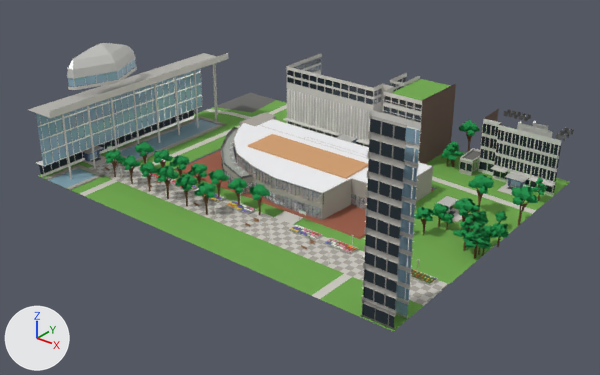
What one commit did to the FBX model unity/KatsushikaCampusDays/Assets/Models/Interiors/cafeteria.fbx.
Camera for both pictures: a camera (50 mm lens) standing at (133.2, -159.7, 110.7) and looking at (-7.0, 15.6, 2.0). The axes (+X, +Y, +Z) are drawn at lower left. The lights are the same throughout. The picture after the commit comes second. Where no turn or scale is listed for an object, it has been applied to the vertices.

The first picture shows 'ext_cafeteria', 'ext_cafeteria_trees', 'floor_cafeteria', 'wall_cafeteria' and 1 more.
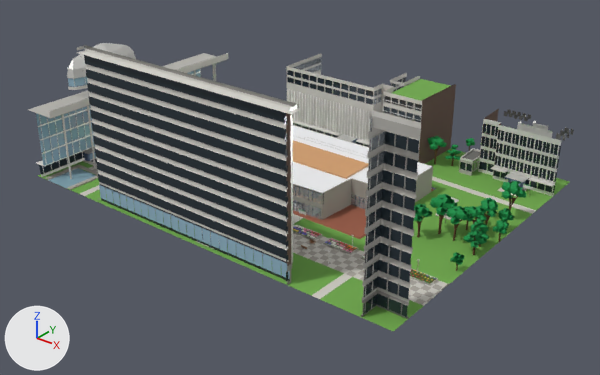
Pixel boxes [x1, y1, x2, y2] of what changed, in the pictures (600 x 375 px; the box of a moved part takes in the faces that stretch with it):
```json
{"object": "ext_cafeteria_trees", "change": "reshaped", "before": [105, 120, 547, 259], "after": [414, 136, 526, 271]}
{"part": 1, "of": "me_ext_cafeteria", "change": "deleted", "before": [362, 130, 421, 292]}
{"part": 2, "of": "me_ext_cafeteria", "change": "cut back", "before": [301, 116, 421, 330], "after": [301, 116, 421, 314]}
{"part": 3, "of": "me_ext_cafeteria", "change": "built on", "before": [105, 165, 264, 230], "after": [77, 45, 299, 285]}
{"part": 4, "of": "me_ext_cafeteria", "change": "recoloured", "before": [395, 300, 408, 316], "after": [365, 294, 408, 317]}
{"part": 5, "of": "me_ext_cafeteria", "change": "recoloured", "before": [396, 299, 409, 319], "after": [363, 292, 408, 319]}
{"part": 6, "of": "me_ext_cafeteria_trees", "change": "moved or reshaped", "before": [249, 186, 258, 194], "on screen": "not visible afterwards"}
{"part": 7, "of": "me_ext_cafeteria_trees", "change": "deleted", "before": [252, 120, 547, 259]}
{"part": 8, "of": "me_ext_cafeteria_trees", "change": "built on", "before": [463, 211, 479, 246], "after": [414, 181, 526, 271]}
{"part": 9, "of": "me_ext_cafeteria_trees", "change": "reshaped", "before": [452, 134, 472, 167], "after": [427, 136, 475, 166]}
```

Scene script edits in JSON lines:
```json
{"op": "add", "block": "mat_metal_charcoal", "code": ["mat_metal_charcoal = principled_material('metal_charcoal')", "mat_metal_charcoal.base_color = (0.042, 0.051, 0.065)  # dark grey #3a4048", "mat_metal_charcoal.metallic = 0.6", "mat_metal_charcoal.roughness = 0.4"]}
{"block": "me_ext_cafeteria", "where": "# used by ob_ext_cafeteria; location = (0.0, 0.0, 0.0)"}
{"op": "remove", "block": "me_ext_cafeteria", "code": "me_ext_cafeteria.from_pydata(...)  # 12154 vertices, 6928 faces; spans x -79.4..53.1, y -26.0..74.3, z 0.0..50.7"}
{"op": "add", "block": "me_ext_cafeteria", "code": "me_ext_cafeteria.from_pydata(...)  # 12750 vertices, 7197 faces; spans x -79.4..53.1, y -26.0..74.3, z 0.0..50.7"}
{"block": "me_ext_cafeteria", "change": "me_ext_cafeteria part 1: 13 loose pieces with 91 vertices, spanning x 43.7..53.1, y -25.4..-19.3, z 7.3..45.9, are deleted"}
{"block": "me_ext_cafeteria", "change": "me_ext_cafeteria part 2: 80 vertices moved from x 13.6..53.1, y -25.4..-1.6, z 0.4..48.1 to x 13.6..53.1, y -25.4..-1.6, z 0.4..48.2; 875 vertices removed from x 43.7..53.1, y -25.9..-19.3, z 0.0..49.0; 385 vertices added at x 44.3..53.1, y -25.4..-19.9, z 3.9..47.0"}
{"block": "me_ext_cafeteria", "change": "me_ext_cafeteria part 3: 68 vertices moved within x -73.0..-3.5, y -12.0..-2.9, z 0.0..4.0; 1177 vertices added at x -51.6..23.7, y -26.0..-17.5, z 0.0..46.5"}
{"block": "me_ext_cafeteria", "change": "me_ext_cafeteria part 4: 5 faces spanning x 44.5..53.1, y -25.2..-20.0, z 0.9..3.9 switch from mat_glass_clear (blue #9fc4d8) to mat_glass_dark (dark blue #2e3a42)"}
{"block": "me_ext_cafeteria", "change": "me_ext_cafeteria part 5: 14 faces spanning x 44.3..53.1, y -25.4..-19.9, z 0.0..3.9 switch from mat_metal_white (light grey #e2e2de) to mat_concrete_dark (grey #8a8884)"}
{"block": "me_ext_cafeteria", "change": "other edits to the shape of me_ext_cafeteria do not show in these pictures"}
{"op": "add", "block": "me_ext_cafeteria", "code": "me_ext_cafeteria.materials.append(mat_metal_charcoal)  # dark grey #3a4048"}
{"block": "me_ext_cafeteria_trees", "where": "# used by ob_ext_cafeteria_trees; location = (0.0, 0.0, 0.0)"}
{"op": "remove", "block": "me_ext_cafeteria_trees", "code": "me_ext_cafeteria_trees.from_pydata(...)  # 4901 vertices, 4241 faces; spans x -62.3..57.2, y -14.9..78.8, z 0.0..11.6"}
{"op": "add", "block": "me_ext_cafeteria_trees", "code": "me_ext_cafeteria_trees.from_pydata(...)  # 5239 vertices, 4573 faces; spans x -62.3..55.2, y -20.2..77.0, z 0.0..11.4"}
{"block": "me_ext_cafeteria_trees", "change": "me_ext_cafeteria_trees part 6: the loose piece of 11 vertices spanning x -9.6..-6.5, y -5.0..-1.9, z 7.4..9.3 is moved by (-4.0, -9.2, 0.0)"}
{"block": "me_ext_cafeteria_trees", "change": "me_ext_cafeteria_trees part 7: 239 loose pieces with 2710 vertices, spanning x -49.4..57.2, y -5.6..78.8, z 0.0..11.6, are deleted"}
{"block": "me_ext_cafeteria_trees", "change": "me_ext_cafeteria_trees part 8: 49 vertices removed from x 45.1..52.1, y 13.4..25.4, z 3.4..9.1; 1835 vertices added at x 31.2..55.2, y 4.1..43.7, z 0.0..11.4"}
{"block": "me_ext_cafeteria_trees", "change": "me_ext_cafeteria_trees part 9: 3 vertices moved from x 17.2..17.6, y 75.3..75.4, z 3.0 to x 17.2..17.6, y 75.3..75.4, z 1.6..3.0; 83 vertices removed from x 16.0..19.4, y 61.1..76.4, z 0.0..8.3; 409 vertices added at x 10.2..21.6, y 56.1..77.0, z 0.0..9.6"}
{"block": "me_ext_cafeteria_trees", "change": "other edits to the shape of me_ext_cafeteria_trees do not show in these pictures"}
```
